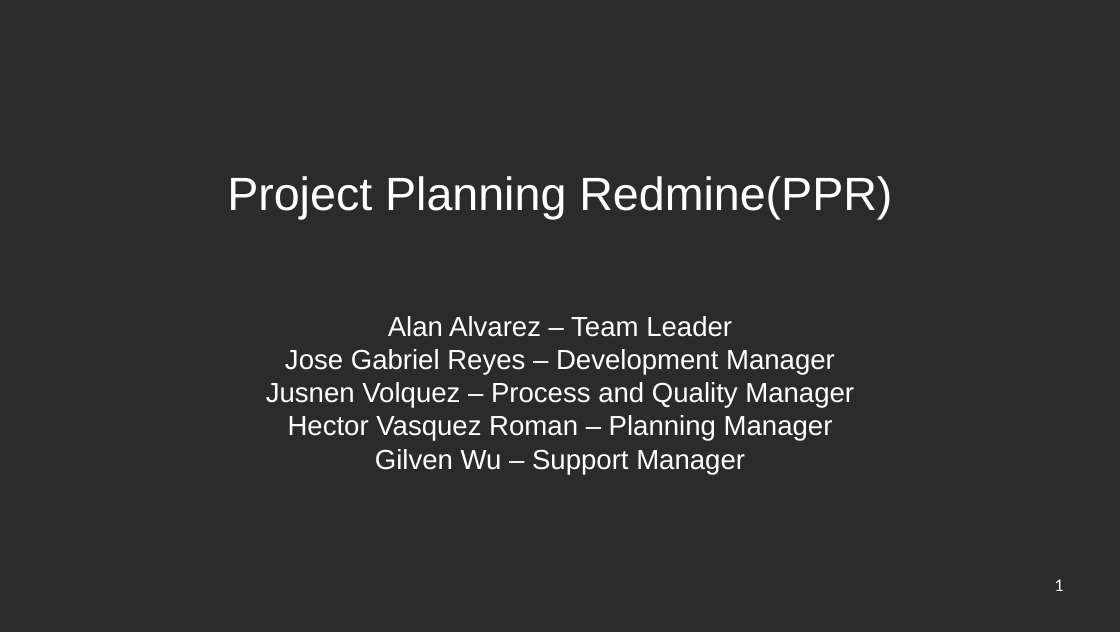
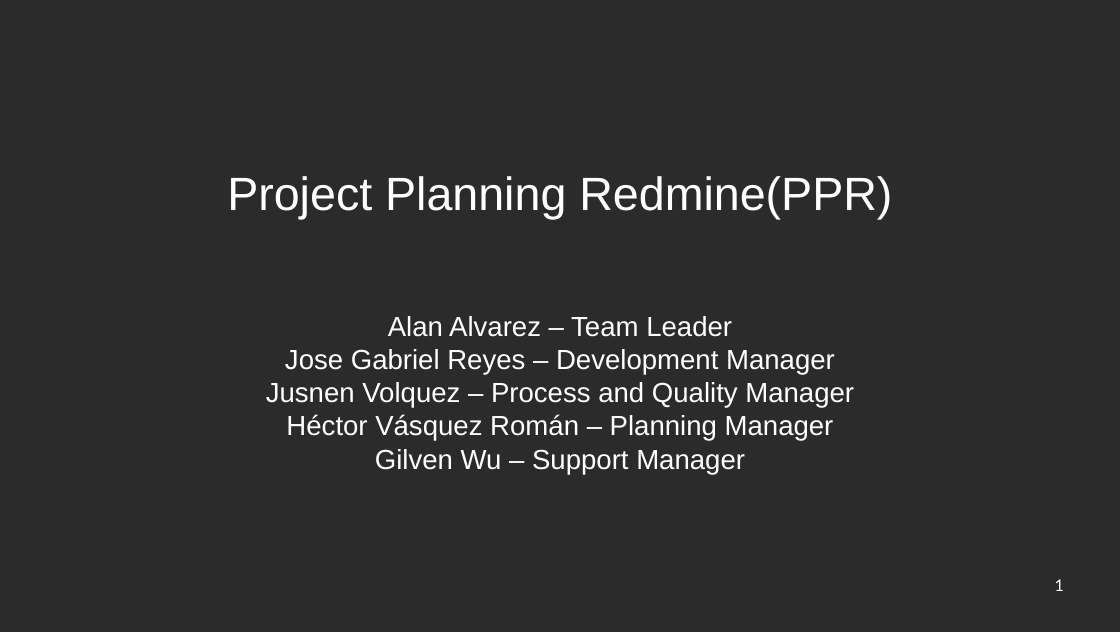
Before and after one commit to jw92/PPR, a slide deck: slide 1 of final.odp. Drawn at 1120x632 pixels with LibreOffice and Linux fonts; fonts in the diff are those of the drawing; background and template pictures are left out; a plain dark background stands for a picture behind light text. Boxes give left, top, right and bottom in pixels: in the first picture for what was removed or moved away, otherwise in the second. Text is boxed around its words. In the diff, an @@ line names an element or a change of style, - is before the commit and + after.

```diff
--- a/final.odp
+++ b/final.odp
@@ subtitle at box(286, 414, 834, 441): text changed @@
-Hector Vasquez Roman – Planning Manager
+Héctor Vásquez Román – Planning Manager
```
Also in this commit, not shown: 9 other slides changed, 14 slides added, 17 slides removed.
